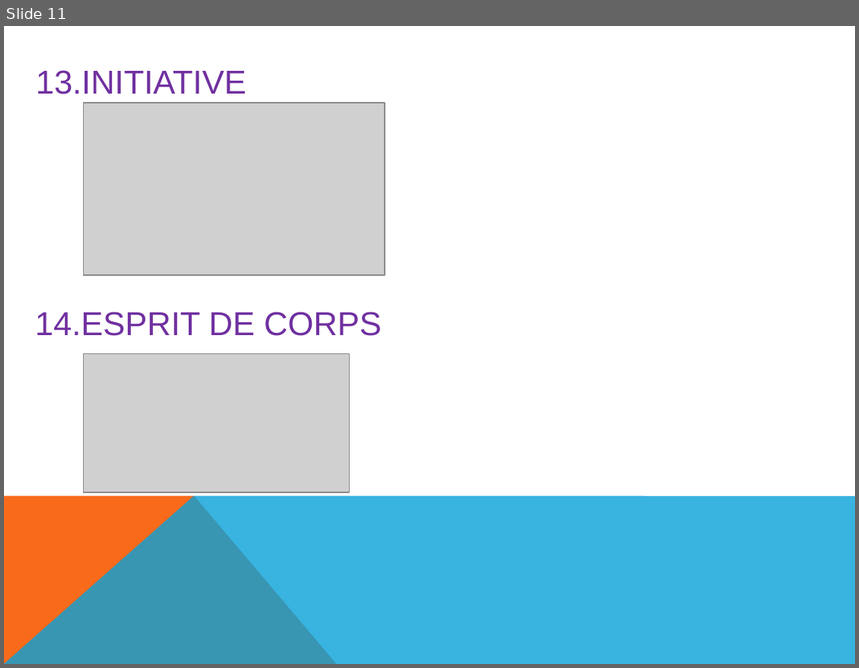
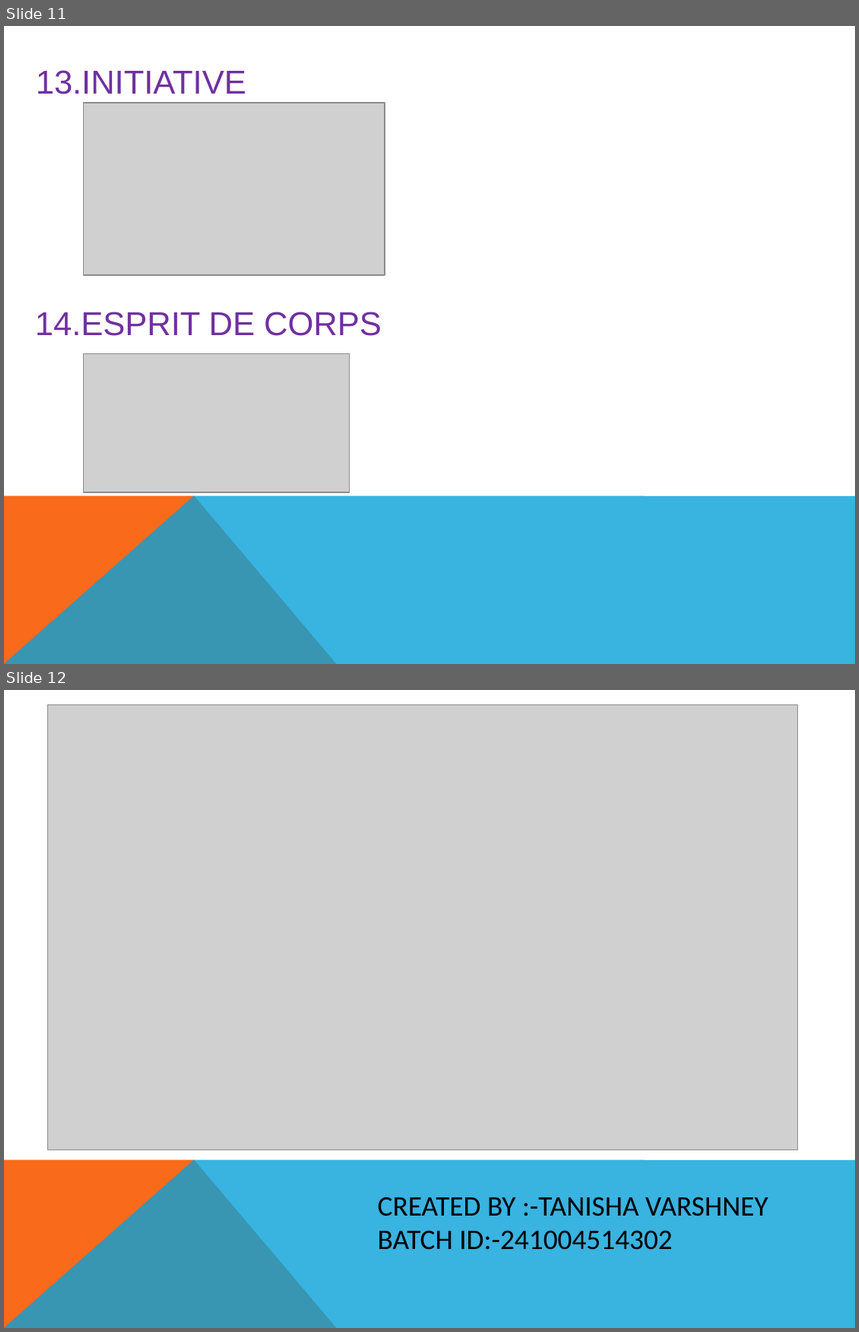
Before and after one commit to Tannu-oops/Work, a slide deck: HENRI FAYOL.pptx. Shown one above the other, each under a label of ours: slide 11 before the commit, slides 11 and 12 after it. The pictures are 859x668 and 859x1332 pixels, drawn with LibreOffice and Linux fonts; fonts in the diff are those of the drawing; grey boxes stand for pictures. Boxes give left, top, right and bottom in pixels: in the first picture for what was removed or moved away, otherwise in the second. Text is boxed around its words. In the diff, an @@ line names an element or a change of style, - is before the commit and + after.

```diff
--- a/HENRI FAYOL.pptx
+++ b/HENRI FAYOL.pptx
@@ slide 12 added at (x1=4, y1=690, x2=855, y2=1328), background #FFFFFF; not listed: 2 template elements that a slide beside it also shows @@
@@ picture added at (x1=47, y1=705, x2=798, y2=1151) @@
@@ text added at (x1=378, y1=1197, x2=769, y2=1250), 24 pt, text #000000 @@
+CREATED BY :-TANISHA VARSHNEY
+BATCH ID:-241004514302
```
Also in this commit, not shown: 1 slide removed.
